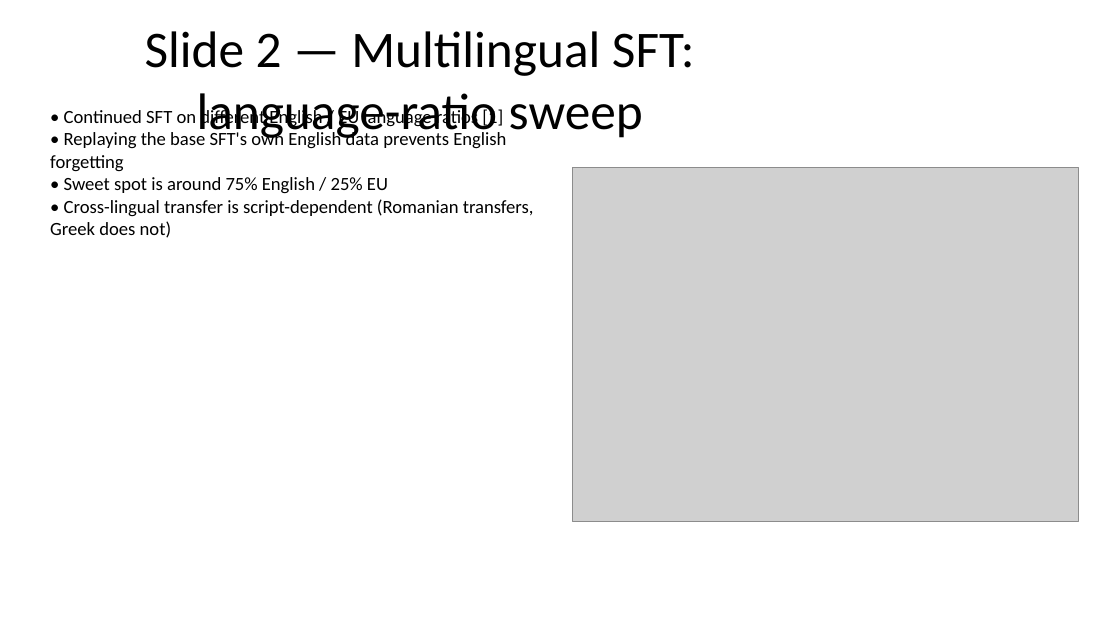
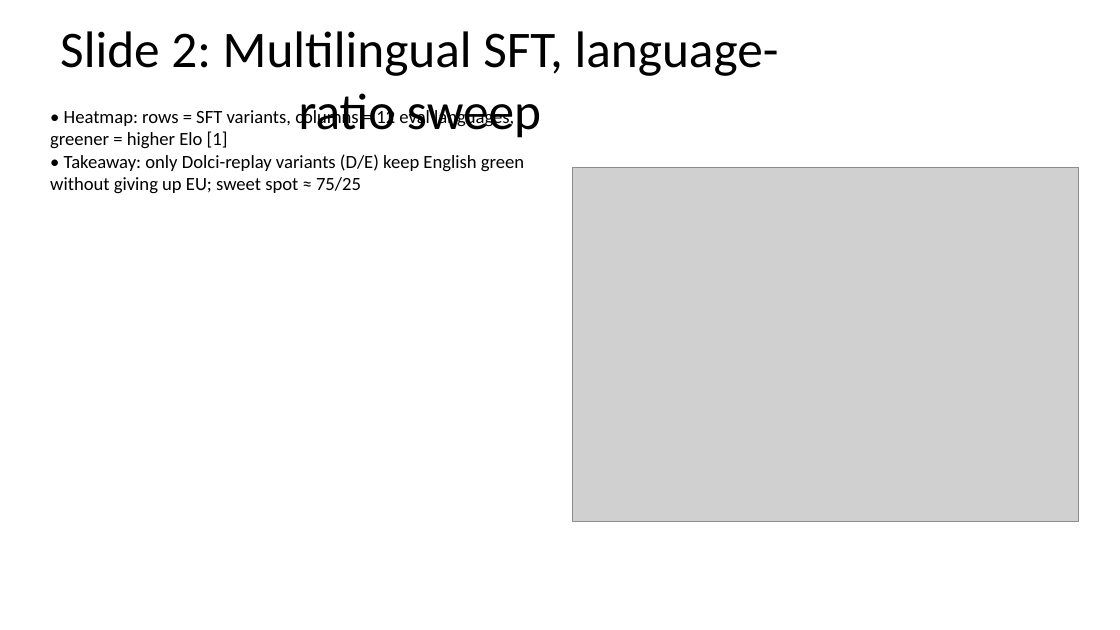
Before and after one commit to ferreirafabio/open-instruct, a slide deck: slide 3 of oellm/meetings/llms4eu_wp4/2026-04-28.pptx. Drawn at 1120x630 pixels with LibreOffice and Linux fonts; fonts in the diff are those of the drawing; grey boxes stand for pictures. Boxes give left, top, right and bottom in pixels: in the first picture for what was removed or moved away, otherwise in the second. Text is boxed around its words. In the diff, an @@ line names an element or a change of style, - is before the commit and + after.

```diff
--- a/oellm/meetings/llms4eu_wp4/2026-04-28.pptx
+++ b/oellm/meetings/llms4eu_wp4/2026-04-28.pptx
@@ title at [60,31,779,138]: text changed @@
-Slide 2 — Multilingual SFT: language-ratio sweep
+Slide 2: Multilingual SFT, language-ratio sweep
@@ text at [50,108,524,194]: text changed @@
-• Continued SFT on different English / EU language ratios [1]
-• Replaying the base SFT's own English data prevents English forgetting
-• Sweet spot is around 75% English / 25% EU
-• Cross-lingual transfer is script-dependent (Romanian transfers, Greek does not)
+• Heatmap: rows = SFT variants, columns = 12 eval languages, greener = higher Elo [1]
+• Takeaway: only Dolci-replay variants (D/E) keep English green without giving up EU; sweet spot ≈ 75/25
```
Also in this commit, not shown: 6 other slides changed, 2 other files.
